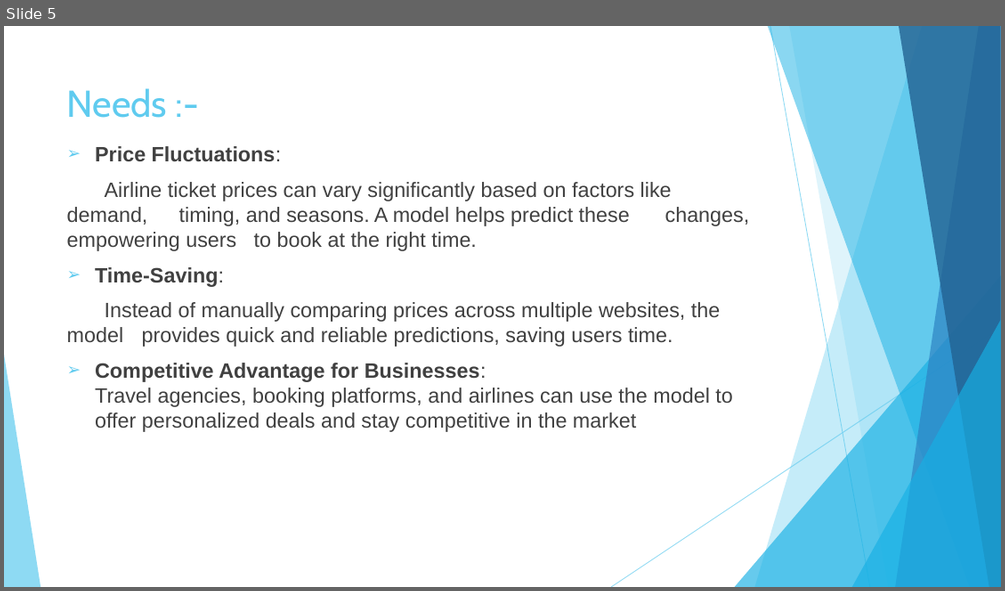
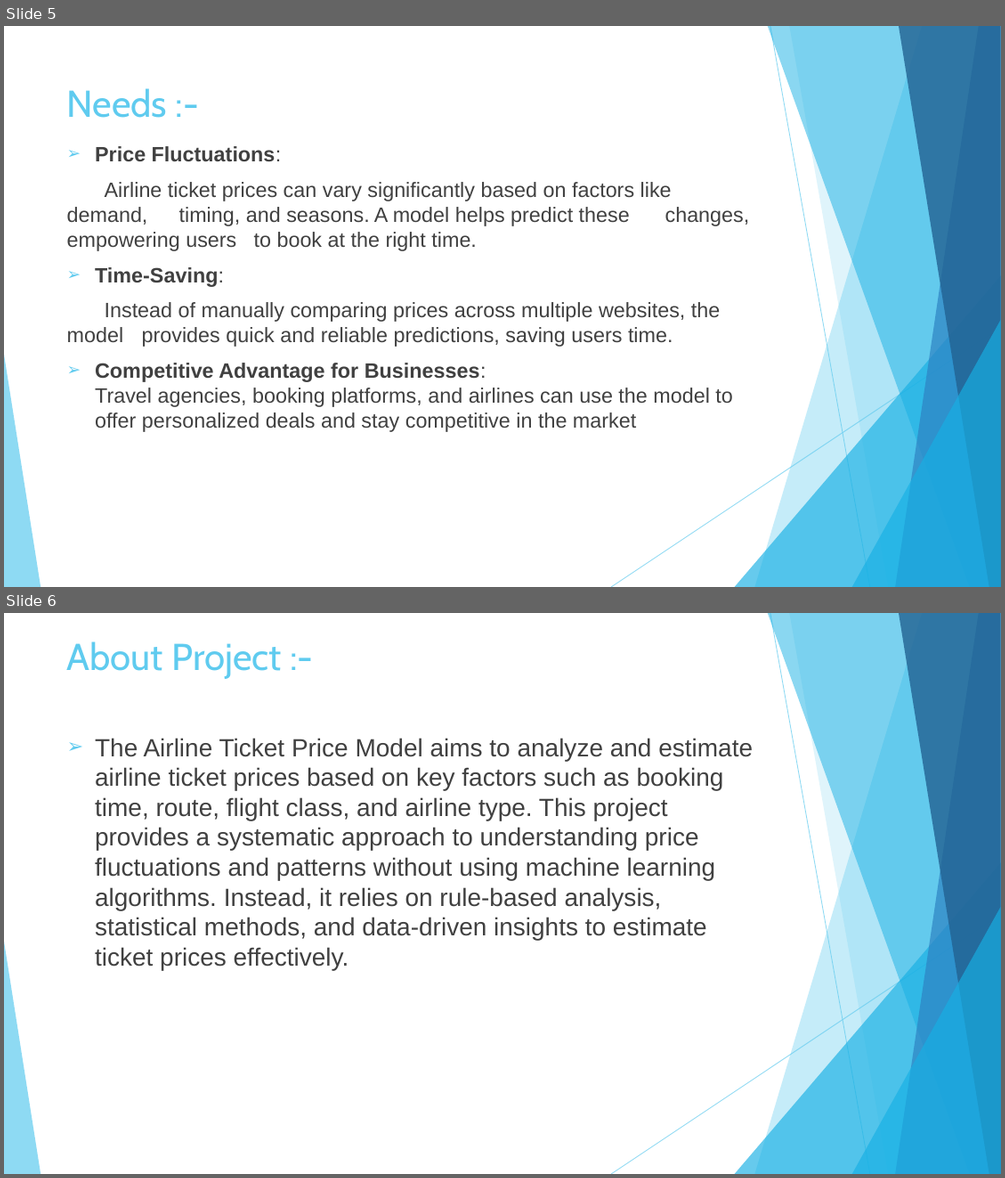
Before and after one commit to khandareswapnil/AirLinePricingModel, a slide deck: Photos/PPT.pptx. Shown one above the other, each under a label of ours: slide 5 before the commit, slides 5 and 6 after it. The pictures are 1005x591 and 1005x1178 pixels, drawn with LibreOffice and Linux fonts; fonts in the diff are those of the drawing. Boxes give left, top, right and bottom in pixels: in the first picture for what was removed or moved away, otherwise in the second. Text is boxed around its words. In the diff, an @@ line names an element or a change of style, - is before the commit and + after.

```diff
--- a/Photos/PPT.pptx
+++ b/Photos/PPT.pptx
@@ slide 6 added at (x1=4, y1=613, x2=1001, y2=1174), background #FFFFFF; not listed: 10 template elements that a slide beside it also shows @@
@@ title added at (x1=67, y1=641, x2=281, y2=679), 36 pt, text #5FCBEF @@
+About Project :-
@@ text added at (x1=95, y1=738, x2=752, y2=970), 24 pt, text #404040 @@
+➢ The Airline Ticket Price Model aims to analyze and estimate airline ticket prices based on key factors such as booking time, route, flight class, and airline type. This project provides a systematic approach to understanding price fluctuations and patterns without using machine learning algorithms. Instead, it relies on rule-based analysis, statistical methods, and data-driven insights to estimate ticket prices effectively.
```
Also in this commit, not shown: 2 slides changed, 4 other slides added, 1 slide removed, 11 other files.
